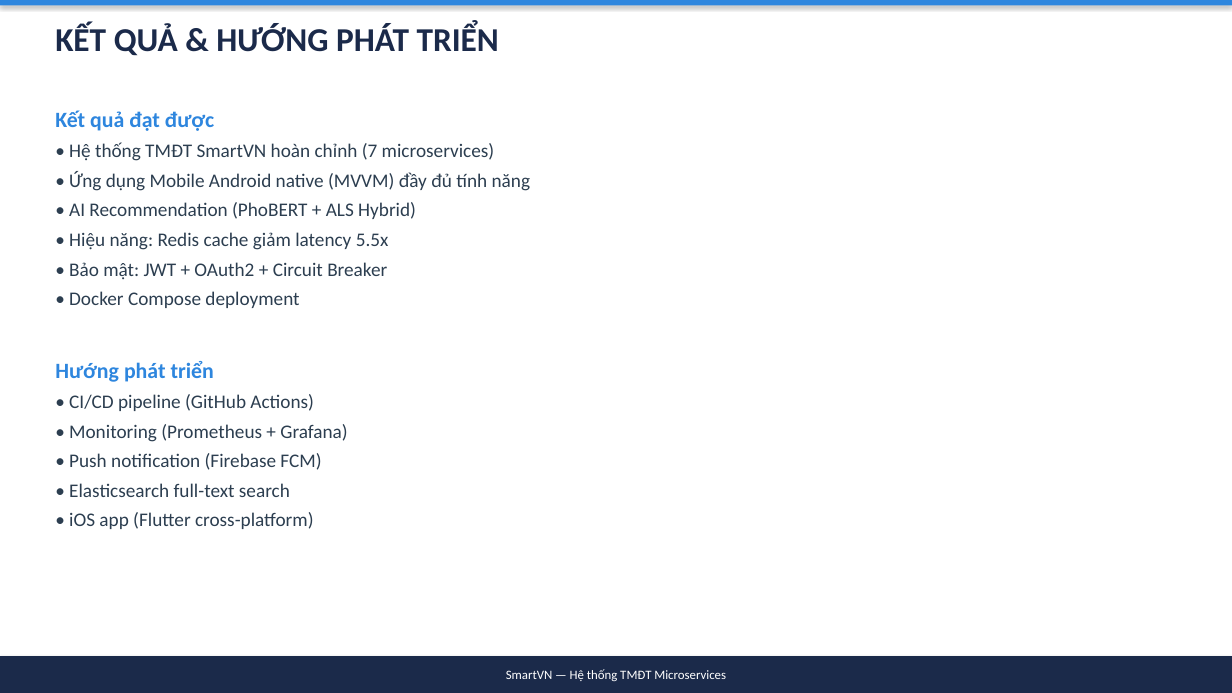
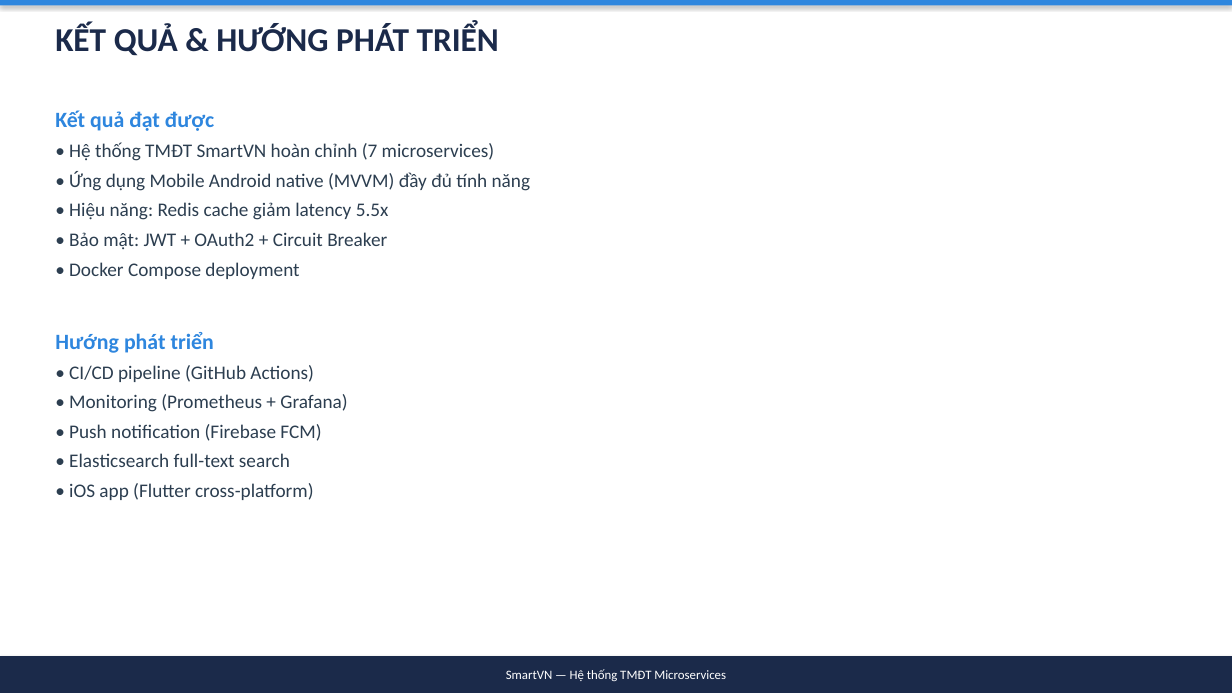
Before and after one commit to simasangggg/smartvn-report, a slide deck: slide 20 of SmartVN-Slides.pptx (slide 22 before the commit). Drawn at 1232x693 pixels with LibreOffice and Linux fonts; fonts in the diff are those of the drawing. Boxes give left, top, right and bottom in pixels: in the first picture for what was removed or moved away, otherwise in the second. Text is boxed around its words. In the diff, an @@ line names an element or a change of style, - is before the commit and + after.

Commit message:
refactor: Xóa phần AI Recommendation, giảm xuống 21 slides
- Xóa tất cả nội dung liên quan AI/Recommendation (PhoBERT, ALS)
- Xóa Recommend Service khỏi bảng services
- Xóa slide Recommendation System
- Xóa diagrams/seq-recommend.png
- Giảm 23 → 21 slides
- Regenerate DOCX và PPTX

```diff
--- a/SmartVN-Slides.pptx
+++ b/SmartVN-Slides.pptx
@@ text at box(69, 202, 416, 219): paragraph removed @@
-• AI Recommendation (PhoBERT + ALS Hybrid)
```
Also in this commit, not shown: 8 other slides changed, 1 slide added, 3 slides removed, 5 other files.
